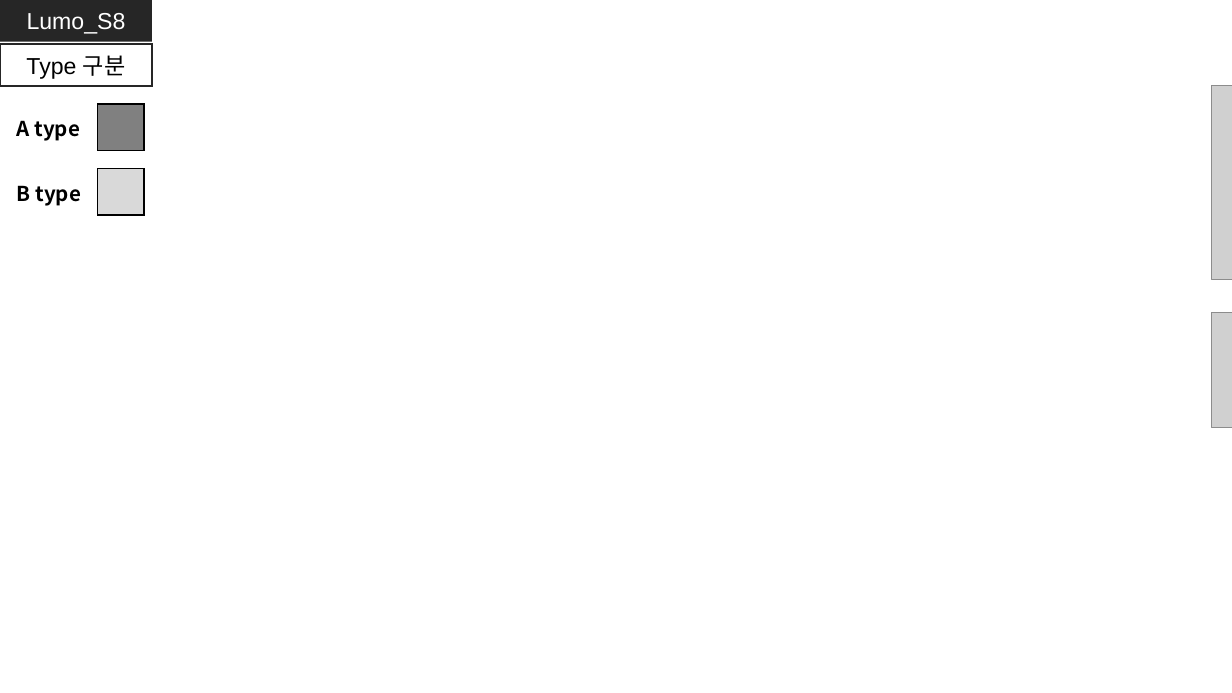
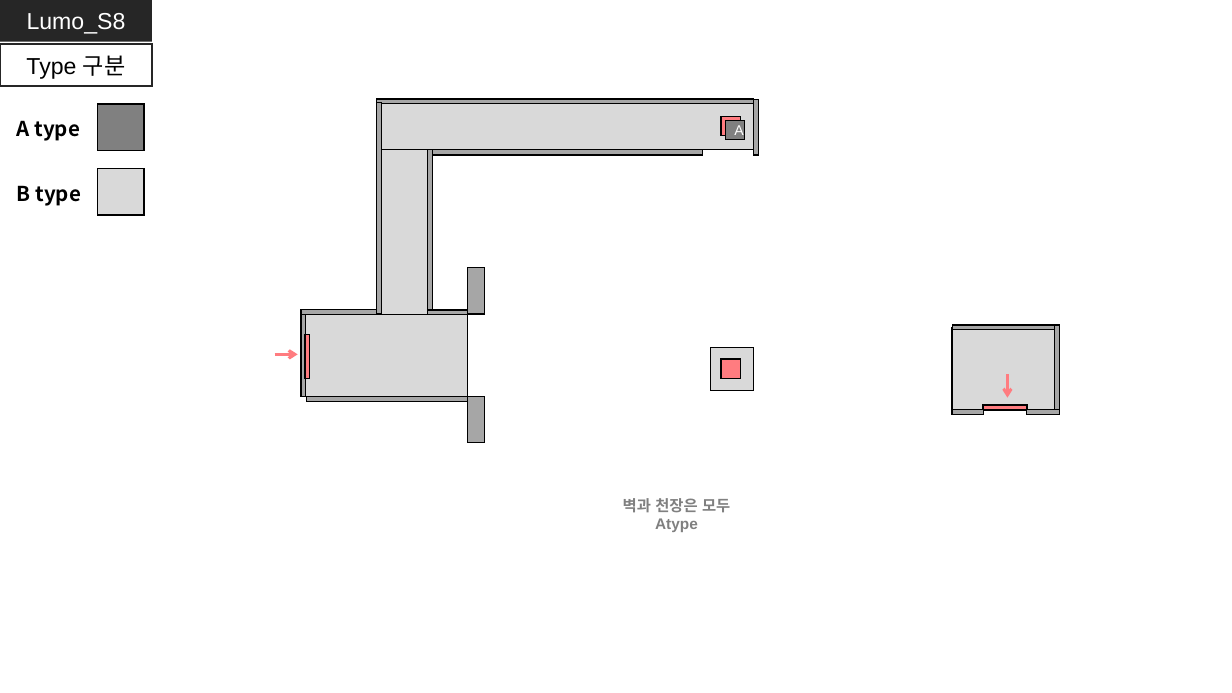
Before and after one commit to GGMGangsterHamster/GangsterHamster, a slide deck: slide 11 of Documents/Lumo_Stage - Nam.pptx. Drawn at 1232x693 pixels with LibreOffice and Linux fonts; fonts in the diff are those of the drawing; grey boxes stand for pictures. Boxes give left, top, right and bottom in pixels: in the first picture for what was removed or moved away, otherwise in the second. Text is boxed around its words. In the diff, an @@ line names an element or a change of style, - is before the commit and + after.

```diff
--- a/Documents/Lumo_Stage - Nam.pptx
+++ b/Documents/Lumo_Stage - Nam.pptx
@@ picture removed at (x1=1212, y1=86, x2=1232, y2=279) @@
@@ rectangle added at (x1=377, y1=99, x2=754, y2=104), fill #A6A6A6, outline #000000 1 pt @@
@@ rectangle added at (x1=377, y1=103, x2=382, y2=314), fill #A6A6A6, outline #000000 1 pt @@
@@ rectangle added at (x1=381, y1=104, x2=754, y2=150), fill #D9D9D9, outline #000000 1 pt @@
@@ rectangle added at (x1=721, y1=116, x2=740, y2=136), fill #FF7C80, outline #000000 1 pt @@
@@ rectangle added at (x1=754, y1=99, x2=759, y2=154), fill #A6A6A6, outline #000000 1 pt @@
@@ rectangle added at (x1=726, y1=120, x2=745, y2=140), fill #808080, outline #000000 1 pt, 11 pt, text #FFFFFF @@
+A
@@ rectangle added at (x1=382, y1=150, x2=428, y2=315), fill #D9D9D9, outline #000000 1 pt @@
@@ rectangle added at (x1=428, y1=150, x2=433, y2=315), fill #A6A6A6, outline #000000 1 pt @@
@@ rectangle added at (x1=431, y1=150, x2=703, y2=155), fill #A6A6A6, outline #000000 1 pt @@
@@ rectangle added at (x1=468, y1=268, x2=484, y2=314), fill #A6A6A6, outline #000000 1 pt @@
@@ rectangle added at (x1=301, y1=310, x2=306, y2=396), fill #A6A6A6, outline #000000 1 pt @@
@@ rectangle added at (x1=301, y1=311, x2=382, y2=315), fill #A6A6A6, outline #000000 1 pt @@
@@ rectangle added at (x1=306, y1=314, x2=468, y2=396), fill #D9D9D9, outline #000000 1 pt @@
@@ rectangle added at (x1=428, y1=310, x2=468, y2=314), fill #A6A6A6, outline #000000 1 pt @@
@@ rectangle added at (x1=952, y1=328, x2=1055, y2=410), fill #D9D9D9, outline #000000 1 pt @@
@@ rectangle added at (x1=953, y1=325, x2=1060, y2=330), fill #A6A6A6, outline #000000 1 pt @@
@@ rectangle added at (x1=1055, y1=325, x2=1060, y2=412), fill #A6A6A6, outline #000000 1 pt @@
@@ picture removed at (x1=1212, y1=313, x2=1232, y2=428) @@
@@ arrow added from (274, 355) to (298, 355), #FF7C80 2.25 pt @@
@@ rectangle added at (x1=305, y1=335, x2=310, y2=379), fill #FF7C80, outline #000000 1 pt @@
@@ rectangle added at (x1=711, y1=348, x2=754, y2=390), fill #D9D9D9, outline #000000 1 pt @@
@@ rectangle added at (x1=721, y1=360, x2=740, y2=379), fill #FF7C80, outline #000000 1 pt @@
@@ arrow added from (1007, 374) to (1007, 397), #FF7C80 2.25 pt @@
@@ rectangle added at (x1=306, y1=396, x2=468, y2=401), fill #A6A6A6, outline #000000 1 pt @@
@@ rectangle added at (x1=468, y1=396, x2=484, y2=443), fill #A6A6A6, outline #000000 1 pt @@
@@ rectangle added at (x1=952, y1=409, x2=983, y2=415), fill #A6A6A6, outline #000000 1 pt @@
@@ rectangle added at (x1=983, y1=405, x2=1027, y2=410), fill #FF7C80, outline #000000 1 pt @@
@@ rectangle added at (x1=1027, y1=409, x2=1060, y2=415), fill #A6A6A6, outline #000000 1 pt @@
@@ text added at (x1=623, y1=498, x2=730, y2=532), 12 pt, text #808080, bold @@
+벽과 천장은 모두 Atype
```
Also in this commit, not shown: 5 other slides changed, 4 slides added, 4 slides removed, 1 other file.
